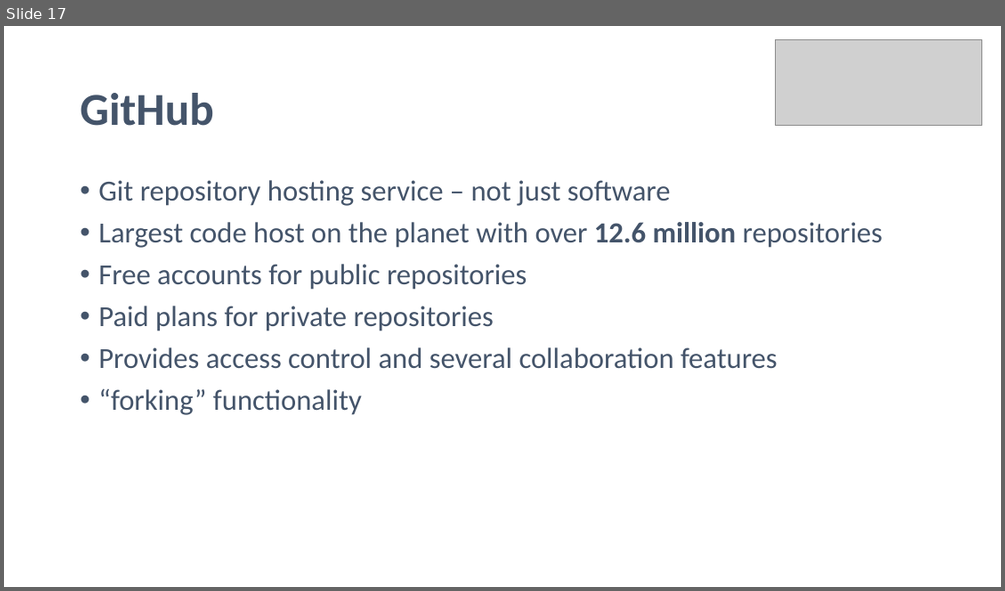
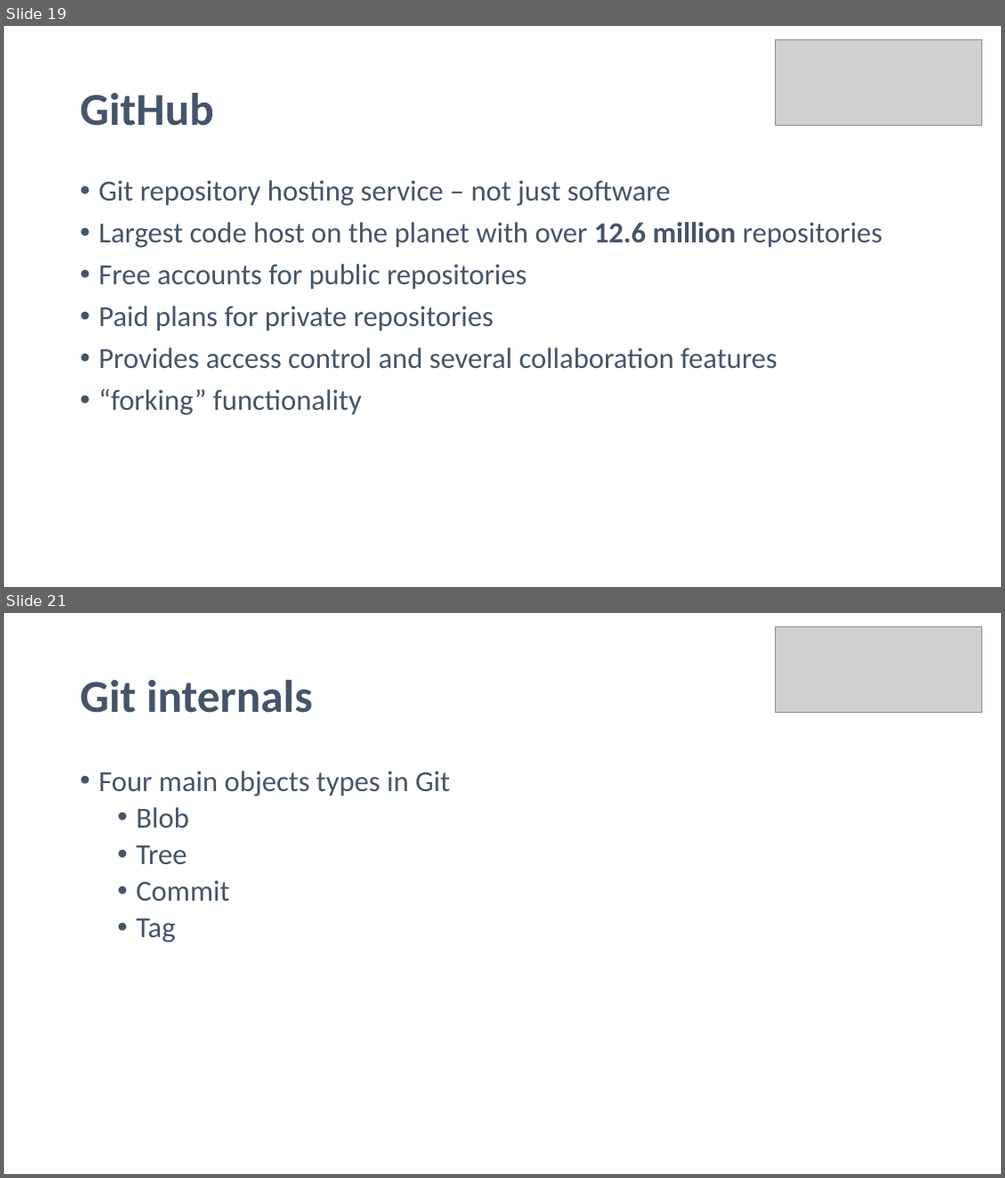
Before and after one commit to noelmcgrath/GitPresentation, a slide deck: Introduction to Git.pptx. Shown one above the other, each under a label of ours: slide 17 before the commit, slides 19 and 21 after it; the slides between them are not shown. The pictures are 1005x591 and 1005x1178 pixels, drawn with LibreOffice and Linux fonts; fonts in the diff are those of the drawing; grey boxes stand for pictures. Boxes give left, top, right and bottom in pixels: in the first picture for what was removed or moved away, otherwise in the second. Text is boxed around its words. In the diff, an @@ line names an element or a change of style, - is before the commit and + after.

Commit message:
Update git internals section

```diff
--- a/Introduction to Git.pptx
+++ b/Introduction to Git.pptx
@@ slide 21 added at <box>4,613,1001,1174</box>, background #FFFFFF @@
@@ picture added at <box>776,627,982,714</box> @@
@@ title added at <box>80,680,313,713</box>, 44 pt, text #44546A, bold @@
+Git internals
@@ text added at <box>98,771,450,942</box>, 28 pt, text #44546A @@
+• Four main objects types in Git
+  • Blob
+  • Tree
+  • Commit
+  • Tag
@@ what was slide 17 is now slide 19 @@
```
Also in this commit, not shown: 4 slides changed, 6 other slides added, 2 other files.
